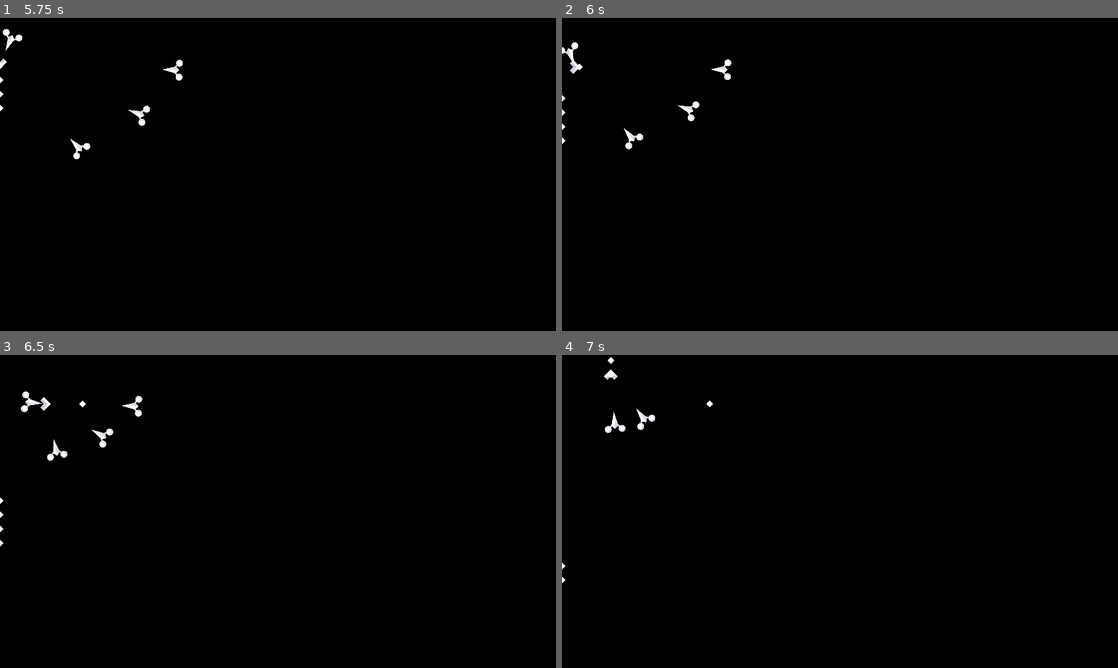
Above: before the commit, frames 1-4 (two rows, left to right).
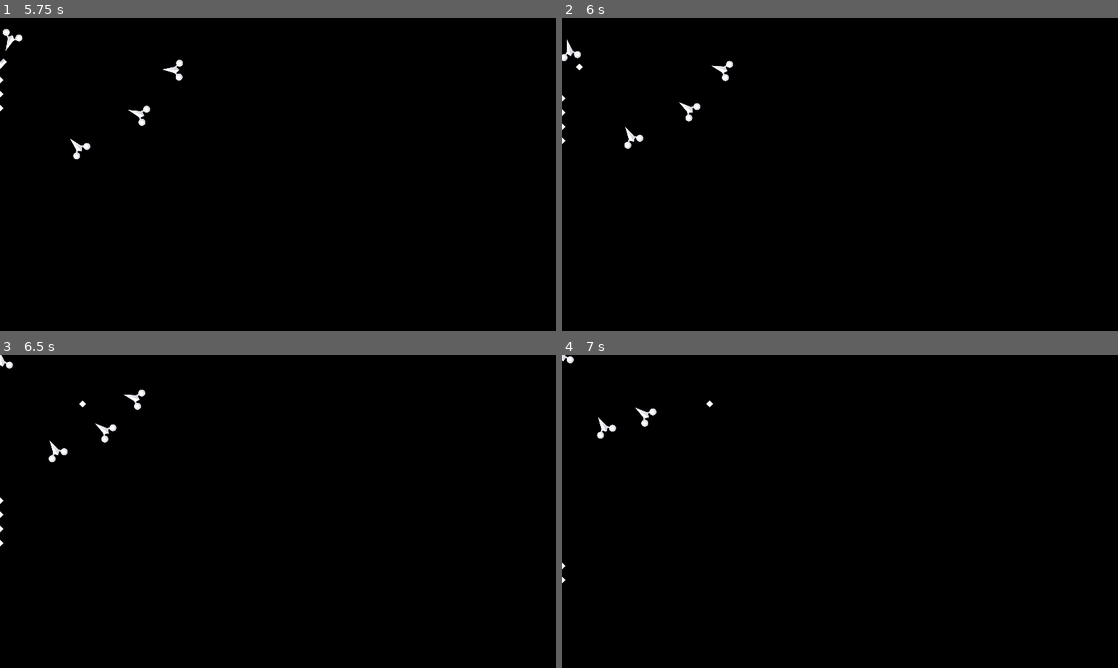
Above: after the commit, the same moments.

Repository: wdfeer/spaceshooter
Game: Godot game, scene res://src/game.tscn
Same seed, same stepped clock (60 frames per second), same inputs: the game is played once before the commit and once after it.
Inputs (mouse positions are in pixels of both pictures, inside the frame that each line leads up to):
- Up to frame 1 (5.75 s): move the mouse to (400, 158) at 0.52 s; press the mouse at (400, 158) at 0.53 s; hold D (right) 0.53-1.28 s; move the mouse to (166, 190) at 1.27 s; release the mouse at (166, 190) at 1.28 s; hold S (down) 1.28-2.03 s; click (166, 190) at 1.35 s; move the mouse to (333, 105) at 2.02 s; press the mouse at (333, 105) at 2.03 s; hold D (right) 2.03-2.78 s; move the mouse to (250, 237) at 2.77 s; release the mouse at (250, 237) at 2.78 s; hold W (up) 2.78-3.53 s; click (250, 237) at 2.85 s; move the mouse to (444, 221) at 3.52 s; press the mouse at (444, 221) at 3.53 s; hold A (left) 3.53-5.03 s; move the mouse to (111, 127) at 4.27 s; release the mouse at (111, 127) at 4.28 s; click (111, 127) at 4.35 s; move the mouse to (305, 174) at 5.02 s; press the mouse at (305, 174) at 5.03 s; hold S (down) from 5.03 s (still down)
- Up to frame 2 (6 s): move the mouse to (756, 96) at 5.77 s; release S (down) at 5.78 s; release the mouse at (756, 96) at 5.78 s; hold D (right) from 5.78 s (still down); click (756, 96) at 5.85 s
- Up to frame 3 (6.5 s): keep holding D (right)
- Up to frame 4 (7 s): move the mouse to (962, 495) at 6.52 s; release D (right) at 6.53 s; press the mouse at (962, 495) at 6.53 s; hold W (up) from 6.53 s (still down)

Frame 1 is identical in both runs. In frame 2, 0.4% of the frame differs, in the area x 0-31%, y 6-42%; in frame 3, 0.5%, in the area x 0-27%, y 0-35%; in frame 4, 0.4%.
Error after the commit: Invalid access to property or key 'global_position' on a base object of type 'null instance'. (res://src/game.gd:17)

Commit message:
Player die

Diff:
--- a/src/enemy.gd
+++ b/src/enemy.gd
@@ -1,3 +1,4 @@
+class_name Enemy
 extends Area2D
 
 const SPEED = 250.0
@@ -13,3 +14,8 @@
 	if player:
 		return player.global_position
 	return Vector2.ZERO
+
+
+func _on_area_entered(area: Area2D) -> void:
+	if area is Player:
+		area.queue_free()
--- a/src/enemy.tscn
+++ b/src/enemy.tscn
@@ -11,3 +11,5 @@
 
 [node name="CollisionPolygon2D" type="CollisionPolygon2D" parent="."]
 polygon = PackedVector2Array(-48, 32, -40, 16, -24, 16, -16, 8, 0, -48, 16, 8, 24, 16, 40, 16, 48, 32, 40, 48, 24, 48, 16, 32, 16, 24, 0, 32, -16, 24, -16, 32, -24, 48, -40, 48)
+
+[connection signal="area_entered" from="." to="." method="_on_area_entered"]
--- a/src/player.gd
+++ b/src/player.gd
@@ -1,6 +1,8 @@
-extends CharacterBody2D
+class_name Player
+extends Area2D
 
 const SPEED = 300.0
+var velocity = Vector2.ZERO
 
 const SHOOT_INVERVAL: float = 0.2
 @export
@@ -19,7 +21,7 @@
 	var vy := Input.get_axis("up", "down")
 	var vx := Input.get_axis("left", "right")
 	velocity = Vector2(vx, vy) * SPEED
-	move_and_slide()
+	global_position += velocity * delta
 
 	if velocity.length() > 0:
 		rotation = velocity.angle() + PI / 2
--- a/src/player.tscn
+++ b/src/player.tscn
@@ -4,7 +4,7 @@
 [ext_resource type="Texture2D" uid="uid://cee6jpqiwalru" path="res://assets/kenney_simple_space/ship_A.png" id="1_v4nqa"]
 [ext_resource type="PackedScene" uid="uid://dj4t5gv1mgcpp" path="res://src/projectile.tscn" id="2_hejey"]
 
-[node name="Player" type="CharacterBody2D"]
+[node name="Player" type="Area2D"]
 script = ExtResource("1_0hh7j")
 projectile_scene = ExtResource("2_hejey")
 
--- a/src/projectile.gd
+++ b/src/projectile.gd
@@ -16,4 +16,4 @@
 		area.queue_free()
 
 func can_hit(other: Area2D) -> bool:
-	return true # TODO
+	return (friendly and other is Enemy) or (!friendly and other is Player)
